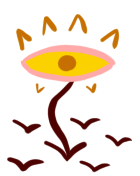
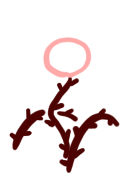
The second 140×176 image is a revision of the first. Changes to its layers:
added layer "Calque 6" above "Calque 8" over [7, 14, 128, 174]
hid "Calque 4" over [7, 14, 132, 174]
hid "Calque 5" over [12, 14, 120, 128]
